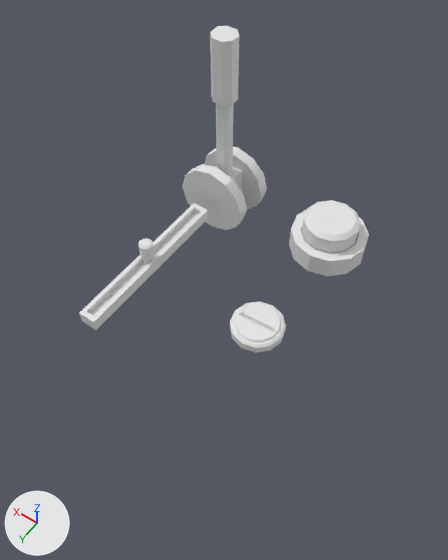
One commit to the Blender file Meshes/Interactables.blend: the scene before it, then after it.
Rendered twice from a 50 mm lens placed at (-2.23, 2.13, 3.65), pointed at (-0.77, 0.09, 0.45). The axes (+X, +Y, +Z) are drawn at lower left. The lights are the same throughout.

Objects in the first picture: 'Button', 'ButtonBase', 'Dial', 'DialBase', 'LeverBase', 'LeverHandle', 'SliderBase'.
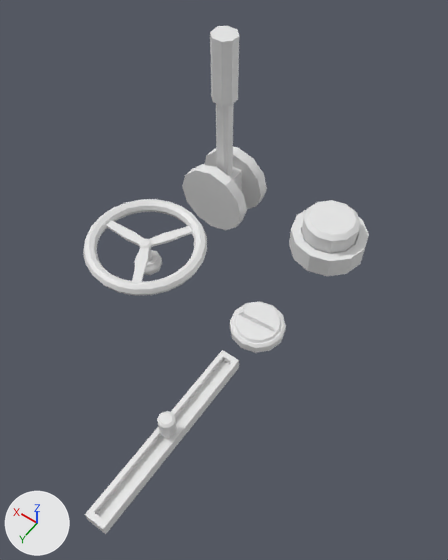
Commit message: Added Wheel (Physical)

Pixel boxes [x1, y1, x2, y2] of what changed, in the pictures (448 x 560 px):
'SliderBase', moved: before [79, 203, 208, 330]; after [85, 350, 239, 534]
'Wheel', added: after [83, 199, 207, 296]
    faces in mat_highlight (white #e7e7e7): [83, 199, 207, 296]
    faces in mat_basemat (white #e7e7e7): [106, 220, 192, 282]
'Slider', moved: before [138, 238, 154, 265]; after [157, 411, 177, 440]
'WheelBase', added: after [134, 250, 162, 275]

Patch to the scene script:
```diff
--- a/Meshes/Interactables.blend.py
+++ b/Meshes/Interactables.blend.py
@@ mat_highlight @@
+mat_highlight = principled_material('Highlight')
+mat_highlight.base_color = (0.8, 0.8, 0.8)  # white #e7e7e7
@@ mat_basemat @@
+mat_basemat = principled_material('BaseMat')
+mat_basemat.base_color = (0.8, 0.8, 0.8)  # white #e7e7e7
@@ me_cylinder_008 @@
+me_cylinder_008.from_pydata(...)  # 309 vertices, 302 faces; spans x -0.454..0.454, y -0.454..0.454, z 0.026..0.25
+me_cylinder_008.polygons.foreach_set('use_smooth', [True] * 302)
+# faces by material slot: [110, 192]
+me_cylinder_008.materials.append(mat_basemat)  # white #e7e7e7
+me_cylinder_008.materials.append(mat_highlight)  # white #e7e7e7
@@ me_cylinder_006 @@
+me_cylinder_006.from_pydata(...)  # an 8-sided cylinder along z spanning x -0.104..0.104, y -0.104..0.104, z -0.032..0.032
+me_cylinder_006.polygons.foreach_set('use_smooth', [True] * 10)
@@ ob_sliderbase @@
 ob_sliderbase = bpy.data.objects.new('SliderBase', me_cube_002)
-ob_sliderbase.location = (0.0, 0.0, 0.0)
+ob_sliderbase.location = (-1.0, 1.0, 0.0)
@@ ob_wheel @@
+ob_wheel = bpy.data.objects.new('Wheel', me_cylinder_008)
+ob_wheel.parent = ob_wheelbase
+ob_wheel.location = (0.0, 0.0, 0.0)
+ob_wheel.rotation_euler = (0.0, 0.0, -0.175)  # degrees (0, 0, -10)
@@ ob_wheelbase @@
+ob_wheelbase = bpy.data.objects.new('WheelBase', me_cylinder_006)
+ob_wheelbase.location = (0.0, 0.0, 0.0)
```
